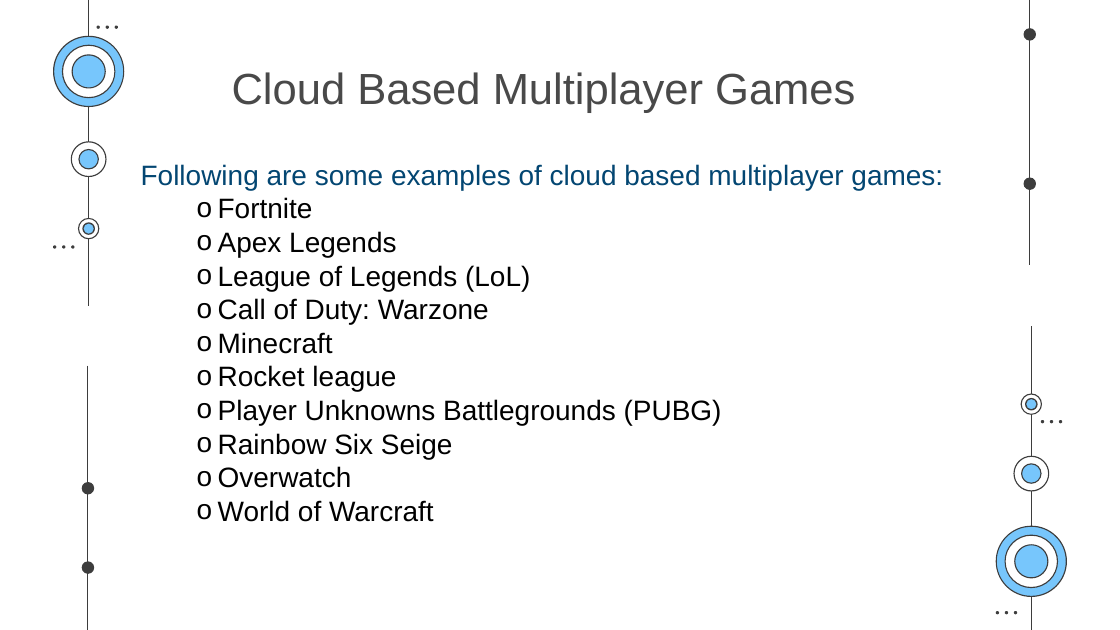
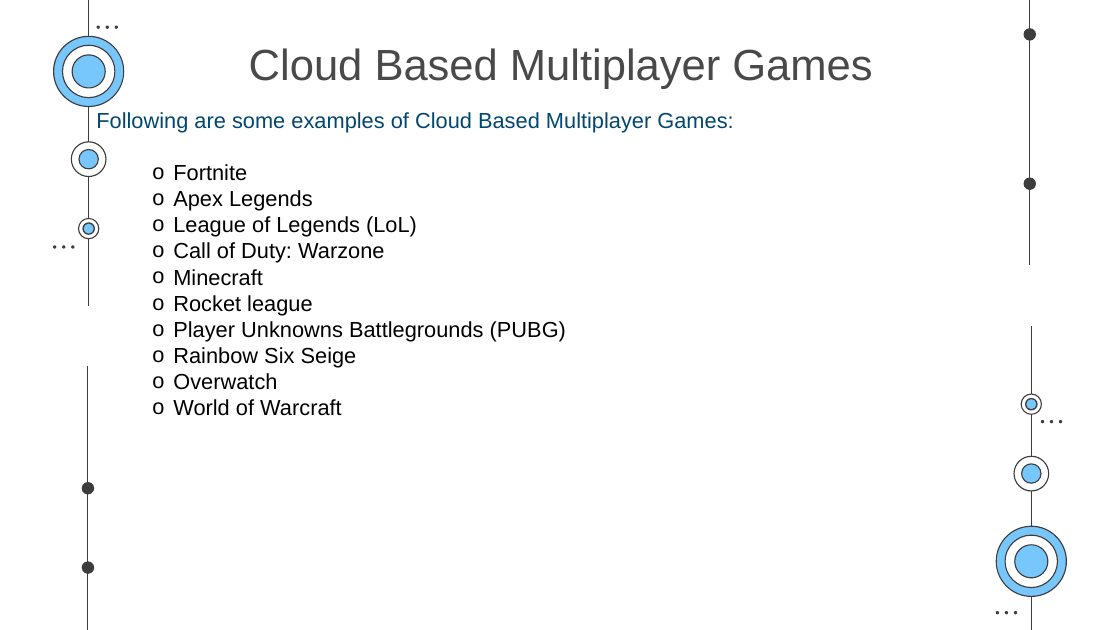
Before and after one commit to SaurabhYadav388/misc_works, a slide deck: slide 17 of Cloud_PPT/Shosau.pptx (slide 18 before the commit). Drawn at 1120x630 pixels with LibreOffice and Linux fonts; fonts in the diff are those of the drawing. Boxes give left, top, right and bottom in pixels: in the first picture for what was removed or moved away, otherwise in the second. Text is boxed around its words. In the diff, an @@ line names an element or a change of style, - is before the commit and + after.

```diff
--- a/Cloud_PPT/Shosau.pptx
+++ b/Cloud_PPT/Shosau.pptx
@@ title "Cloud Based Multiplayer Games": place and size @@
-title "Cloud Based Multiplayer Games" at bbox=[232, 72, 855, 113]
+title "Cloud Based Multiplayer Games" at bbox=[249, 48, 872, 89]
@@ text "Following are some examples of ...": place and size @@
-text "Following are some examples of ..." at bbox=[141, 164, 943, 522]
+text "Following are some examples of ..." at bbox=[96, 112, 733, 416]
@@ text at bbox=[96, 112, 733, 133]: text changed; size 18 to 14 pt @@
-Following are some examples of cloud based multiplayer games:
+Following are some examples of Cloud Based Multiplayer Games:
@@ text at bbox=[173, 164, 566, 416]: size 18 to 14 pt in "Fortnite", "Apex Legends", "League of Legends (LoL)", "Call of Duty: Warzone" and 6 more places @@
```
Also in this commit, not shown: 9 other slides changed, 3 slides added, 3 slides removed.
